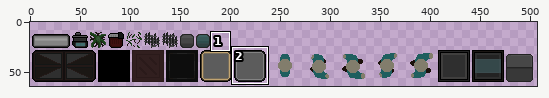
Sprite sheet: res/gfx/graphics.png. The picture above shows the old version from afar; the outline marks the close-up.
Close-up. First the earlier version:
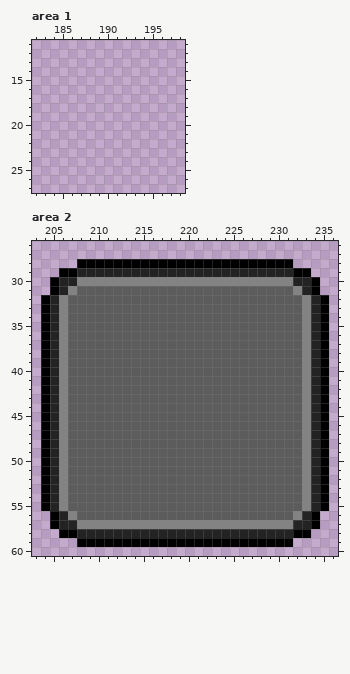
The file is 512x64 pixels. Colours within 5 levels of each other are drawn and written as one. Shown: area 1: x 182..198, y 11..27; area 2: x 203..236, y 26..60. The old version is drawn lined up with the new one. The wide view leaves out empty margins. The commit also changed other parts of the picture, which this record leaves out.
After:
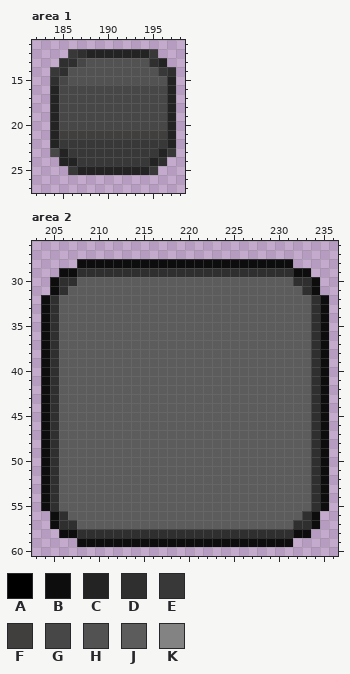
Palette (. is transparent): A #000000  B #0d0d0d  C #232323  D #2f2f2f  E #383838  F #403f3e  G #474747  H #525252  J #5c5c5c  K #838383
Changes in this commit:
whole drawing moved by +0,+8 (the old picture is shown already moved)
--- area 1
@@ x 182..198 @@
 11 .................
-12 .................
-13 .................
-14 .................
-15 .................
-16 .................
-17 .................
-18 .................
-19 .................
-20 .................
-21 .................
-22 .................
-23 .................
-24 .................
-25 .................
+12 ....EDCCCCCCCE...
+13 ...DDGHHHHHHHDC..
+14 ..EDHHHHHHHHHHED.
+15 ..DGHHHHHHHHHHHC.
+16 ..CGGGGGGGGGGGGC.
+17 ..CGGGGGGGGGGGGC.
+18 ..CGGGGGGGGGGGGC.
+19 ..CGGGGGGGGGGGGC.
+20 ..CGGGGGGGGGGGGC.
+21 ..CFFFFFFFFFFFFC.
+22 ..CEEEEEEEEEEEEC.
+23 ..GCEEEEEEEEEECE.
+24 ...CCEEEEEEEECD..
+25 ....ECCCCCCCCE...
 26 .................
--- area 2
@@ x 203..236 @@
 27 ..................................
-28 .....AAAAAAAAAAAAAAAAAAAAAAAA.....
-29 ...AACCCCCCCCCCCCCCCCCCCCCCCCAA...
-30 ..ACCKKKKKKKKKKKKKKKKKKKKKKKKCCA..
-31 ..ACKJJJJJJJJJJJJJJJJJJJJJJJJKCA..
-32 .ACKJJJJJJJJJJJJJJJJJJJJJJJJJJKCA.
-33 .ACKJJJJJJJJJJJJJJJJJJJJJJJJJJKCA.
-34 .ACKJJJJJJJJJJJJJJJJJJJJJJJJJJKCA.
-35 .ACKJJJJJJJJJJJJJJJJJJJJJJJJJJKCA.
-36 .ACKJJJJJJJJJJJJJJJJJJJJJJJJJJKCA.
-37 .ACKJJJJJJJJJJJJJJJJJJJJJJJJJJKCA.
-38 .ACKJJJJJJJJJJJJJJJJJJJJJJJJJJKCA.
-39 .ACKJJJJJJJJJJJJJJJJJJJJJJJJJJKCA.
-40 .ACKJJJJJJJJJJJJJJJJJJJJJJJJJJKCA.
-41 .ACKJJJJJJJJJJJJJJJJJJJJJJJJJJKCA.
-42 .ACKJJJJJJJJJJJJJJJJJJJJJJJJJJKCA.
-43 .ACKJJJJJJJJJJJJJJJJJJJJJJJJJJKCA.
-44 .ACKJJJJJJJJJJJJJJJJJJJJJJJJJJKCA.
-45 .ACKJJJJJJJJJJJJJJJJJJJJJJJJJJKCA.
-46 .ACKJJJJJJJJJJJJJJJJJJJJJJJJJJKCA.
-47 .ACKJJJJJJJJJJJJJJJJJJJJJJJJJJKCA.
-48 .ACKJJJJJJJJJJJJJJJJJJJJJJJJJJKCA.
-49 .ACKJJJJJJJJJJJJJJJJJJJJJJJJJJKCA.
-50 .ACKJJJJJJJJJJJJJJJJJJJJJJJJJJKCA.
-51 .ACKJJJJJJJJJJJJJJJJJJJJJJJJJJKCA.
-52 .ACKJJJJJJJJJJJJJJJJJJJJJJJJJJKCA.
-53 .ACKJJJJJJJJJJJJJJJJJJJJJJJJJJKCA.
-54 .ACKJJJJJJJJJJJJJJJJJJJJJJJJJJKCA.
-55 .ACKJJJJJJJJJJJJJJJJJJJJJJJJJJKCA.
-56 ..ACKJJJJJJJJJJJJJJJJJJJJJJJJKCA..
-57 ..ACCKKKKKKKKKKKKKKKKKKKKKKKKCCA..
-58 ...AACCCCCCCCCCCCCCCCCCCCCCCCAA...
-59 .....AAAAAAAAAAAAAAAAAAAAAAAA.....
+28 .....BBBBBBBBBBBBBBBBBBBBBBBB.....
+29 ...BBDDDDDDDDDDDDDDDDDDDDDDDDBB...
+30 ..BDDJJJJJJJJJJJJJJJJJJJJJJJJDDB..
+31 ..BDJJJJJJJJJJJJJJJJJJJJJJJJJJDB..
+32 .BDJJJJJJJJJJJJJJJJJJJJJJJJJJJJDB.
+33 .BDJJJJJJJJJJJJJJJJJJJJJJJJJJJJDB.
+34 .BDJJJJJJJJJJJJJJJJJJJJJJJJJJJJDB.
+35 .BDJJJJJJJJJJJJJJJJJJJJJJJJJJJJDB.
+36 .BDJJJJJJJJJJJJJJJJJJJJJJJJJJJJDB.
+37 .BDJJJJJJJJJJJJJJJJJJJJJJJJJJJJDB.
+38 .BDJJJJJJJJJJJJJJJJJJJJJJJJJJJJDB.
+39 .BDJJJJJJJJJJJJJJJJJJJJJJJJJJJJDB.
+40 .BDJJJJJJJJJJJJJJJJJJJJJJJJJJJJDB.
+41 .BDJJJJJJJJJJJJJJJJJJJJJJJJJJJJDB.
+42 .BDJJJJJJJJJJJJJJJJJJJJJJJJJJJJDB.
+43 .BDJJJJJJJJJJJJJJJJJJJJJJJJJJJJDB.
+44 .BDJJJJJJJJJJJJJJJJJJJJJJJJJJJJDB.
+45 .BDJJJJJJJJJJJJJJJJJJJJJJJJJJJJDB.
+46 .BDJJJJJJJJJJJJJJJJJJJJJJJJJJJJDB.
+47 .BDJJJJJJJJJJJJJJJJJJJJJJJJJJJJDB.
+48 .BDJJJJJJJJJJJJJJJJJJJJJJJJJJJJDB.
+49 .BDJJJJJJJJJJJJJJJJJJJJJJJJJJJJDB.
+50 .BDJJJJJJJJJJJJJJJJJJJJJJJJJJJJDB.
+51 .BDJJJJJJJJJJJJJJJJJJJJJJJJJJJJDB.
+52 .BDJJJJJJJJJJJJJJJJJJJJJJJJJJJJDB.
+53 .BDJJJJJJJJJJJJJJJJJJJJJJJJJJJJDB.
+54 .BDJJJJJJJJJJJJJJJJJJJJJJJJJJJJDB.
+55 .BDJJJJJJJJJJJJJJJJJJJJJJJJJJJJDB.
+56 ..BDJJJJJJJJJJJJJJJJJJJJJJJJJJDB..
+57 ..BDDJJJJJJJJJJJJJJJJJJJJJJJJDDB..
+58 ...BBDDDDDDDDDDDDDDDDDDDDDDDDBB...
+59 .....BBBBBBBBBBBBBBBBBBBBBBBB.....
 60 ..................................
Changed places in both close-ups, as pixel boxes (x1, y1, x2, y2):
added: (50, 49, 176, 175)
changed: (41, 259, 329, 547)
